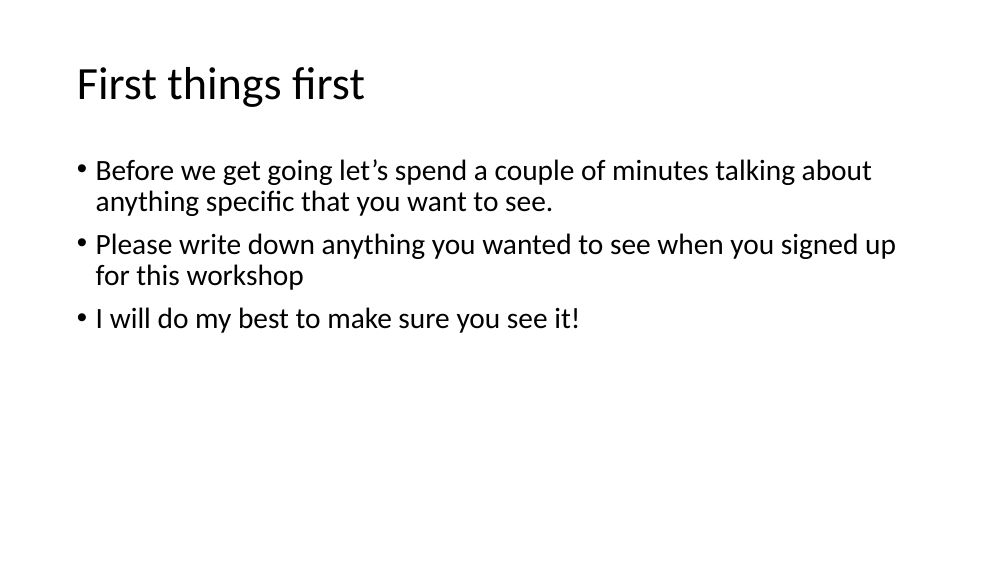
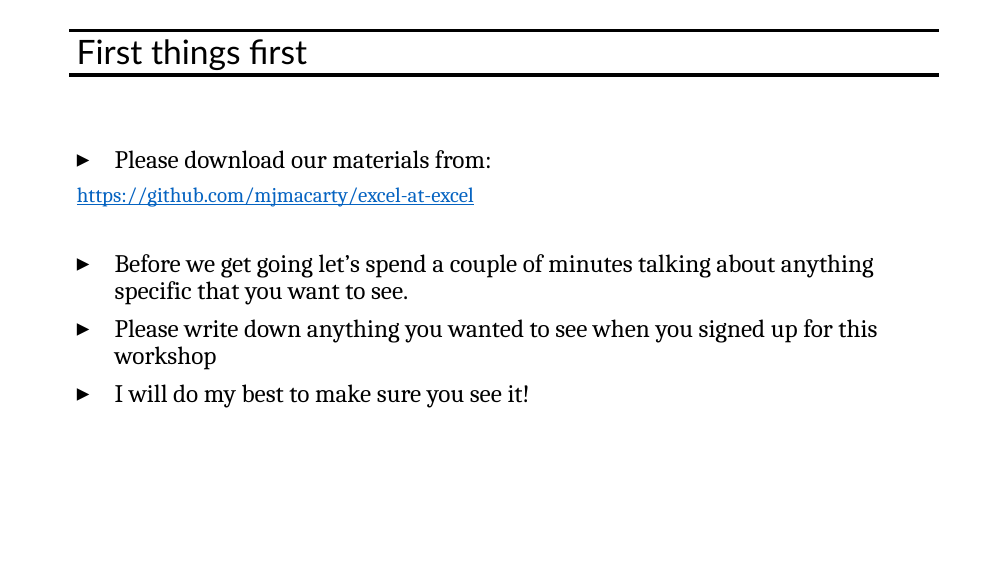
Before and after one commit to mjmacarty/excel-at-excel, a slide deck: slide 3 of Excel-at-Excel.pptx. Drawn at 1008x567 pixels with LibreOffice and Linux fonts; fonts in the diff are those of the drawing. Boxes give left, top, right and bottom in pixels: in the first picture for what was removed or moved away, otherwise in the second. Text is boxed around its words. In the diff, an @@ line names an element or a change of style, - is before the commit and + after.

```diff
--- a/Excel-at-Excel.pptx
+++ b/Excel-at-Excel.pptx
@@ title "First things first" at [77, 39, 307, 70]: size 44 to 32 pt, font Calibri to Lato; vertical alignment middle to top @@
@@ line added from (70, 30) to (939, 30), #000000 3 pt @@
@@ line added from (70, 75) to (939, 75), #000000 3 pt @@
@@ text "Please download our materials from:": place and size @@
-text "Please download our materials from:" at [96, 159, 896, 333]
+text "Please download our materials from:" at [77, 150, 877, 408]
@@ text at [77, 150, 492, 207]: paragraphs added @@
+▸ Please download our materials from:
+https://github.com/mjmacarty/excel-at-excel
@@ text at [115, 254, 877, 408]: size 28 to 24 pt, font Calibri to Cambria in "Before we get going let’s spend a ...", "Please write down anything you wanted to ...", "I will do my best to make ..."; bullet • to ▸ @@
```
Also in this commit, not shown: 39 other slides changed, 1 slide added.
